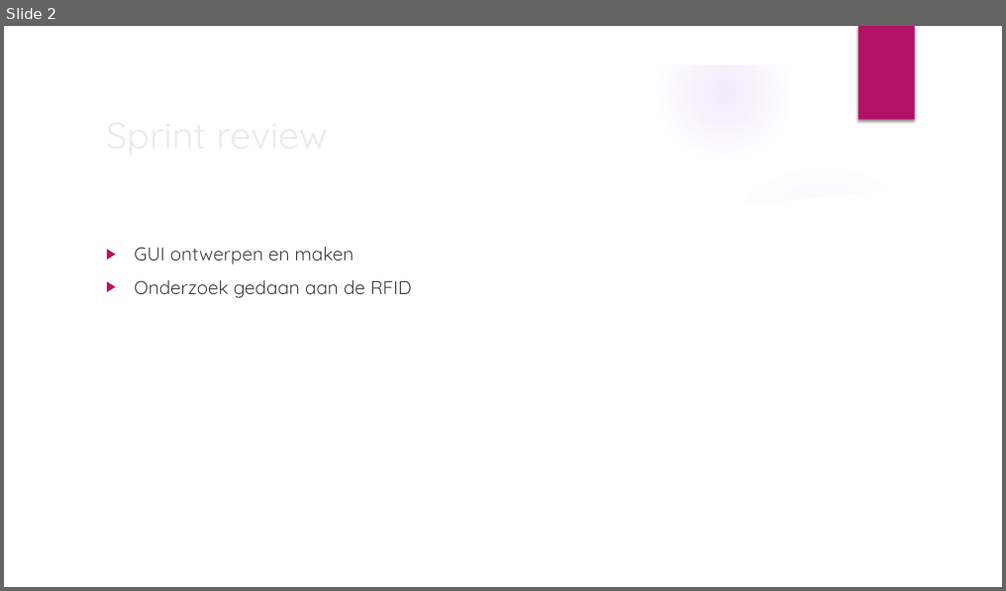
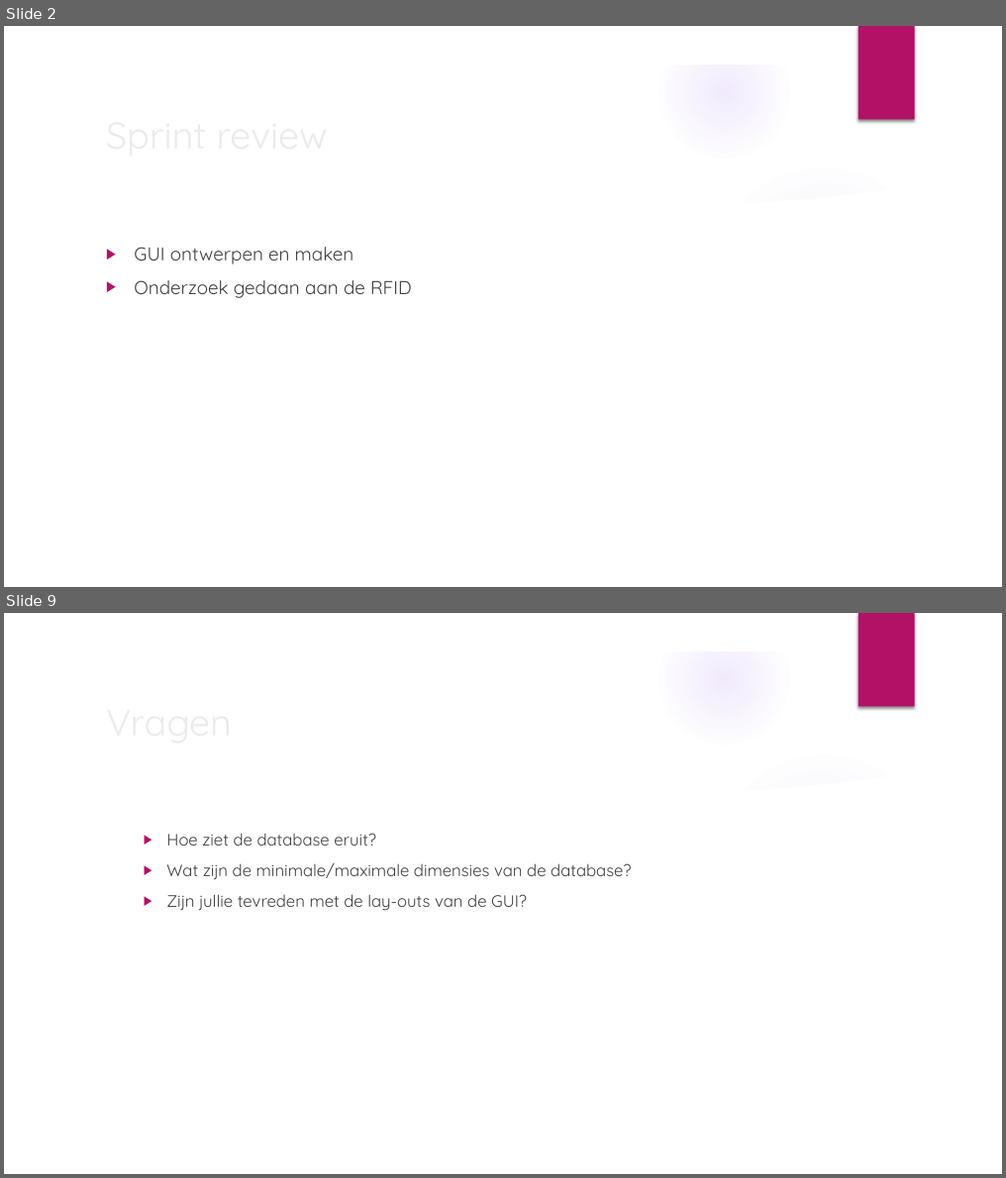
Before and after one commit to OG-netizen/Project-3-4, a slide deck: Sprint Planning/Scrum meeting 1.pptx. Shown one above the other, each under a label of ours: slide 2 before the commit, slides 2 and 9 after it; the slides between them are not shown. The pictures are 1006x591 and 1006x1178 pixels, drawn with LibreOffice and Linux fonts; fonts in the diff are those of the drawing; background and template pictures are left out. Boxes give left, top, right and bottom in pixels: in the first picture for what was removed or moved away, otherwise in the second. Text is boxed around its words. In the diff, an @@ line names an element or a change of style, - is before the commit and + after.

```diff
--- a/Sprint Planning/Scrum meeting 1.pptx
+++ b/Sprint Planning/Scrum meeting 1.pptx
@@ slide 9 added at bbox=[4, 613, 1002, 1174], background picture (left out); not listed: 9 template elements that a slide beside it also shows @@
@@ title added at bbox=[98, 692, 816, 750], 36 pt, text #EBEBEB @@
+Vragen
@@ text added at bbox=[166, 833, 631, 911], 16 pt, text #404040 @@
+  ▶ Hoe ziet de database eruit?
+  ▶ Wat zijn de minimale/maximale dimensies van de database?
+  ▶ Zijn jullie tevreden met de lay-outs van de GUI?
```
Also in this commit, not shown: 4 slides changed, 2 other slides added, 1 slide removed, 6 other files.
